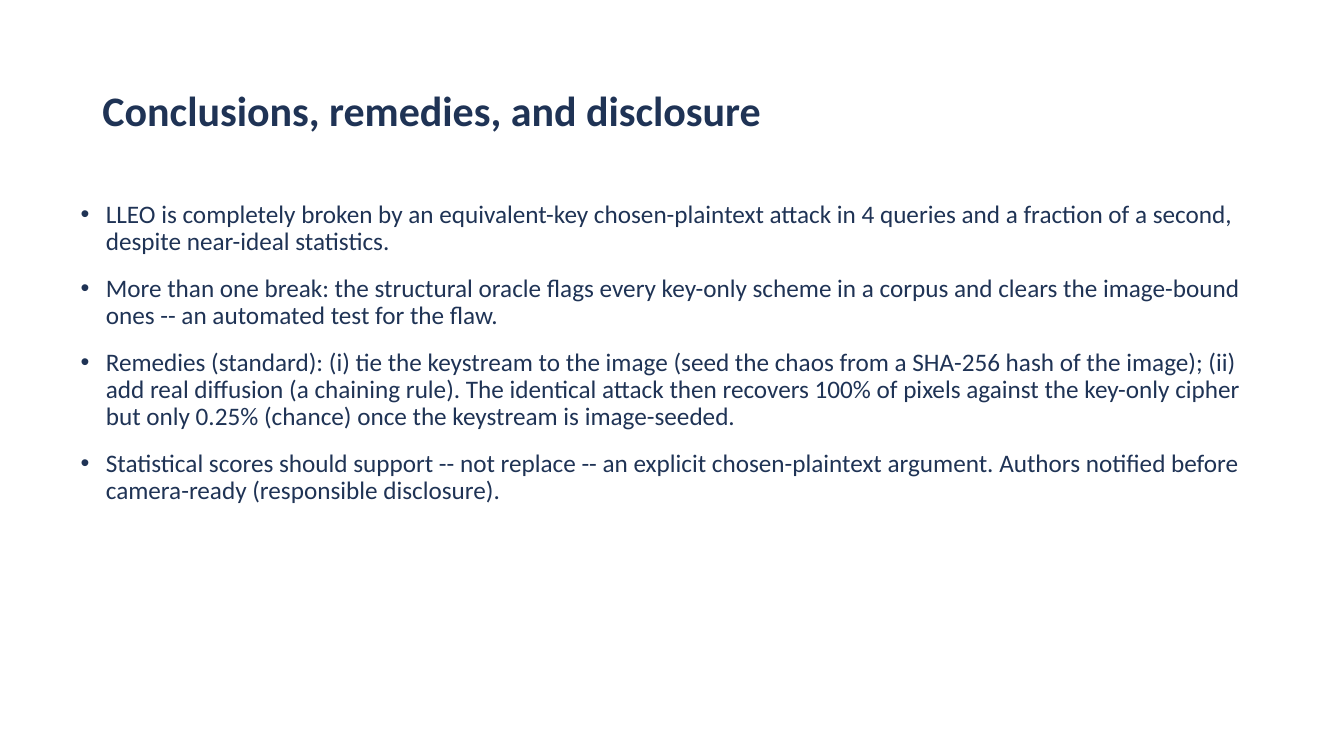
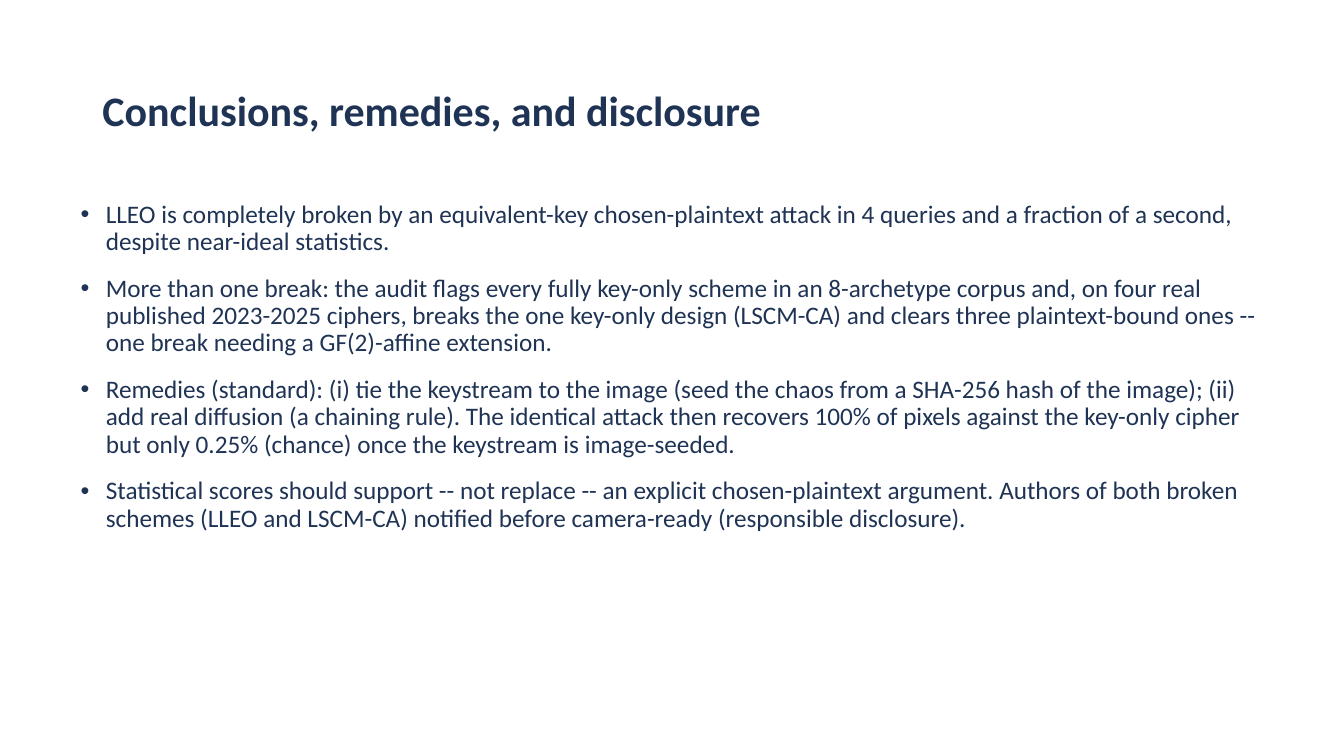
Before and after one commit to aiparallel0/chaoscrypt, a slide deck: slide 14 of papers/paper1-chaos-cpa/presentation.pptx (slide 13 before the commit). Drawn at 1344x756 pixels with LibreOffice and Linux fonts; fonts in the diff are those of the drawing; background and template pictures are left out. Boxes give left, top, right and bottom in pixels: in the first picture for what was removed or moved away, otherwise in the second. Text is boxed around its words. In the diff, an @@ line names an element or a change of style, - is before the commit and + after.

```diff
--- a/papers/paper1-chaos-cpa/presentation.pptx
+++ b/papers/paper1-chaos-cpa/presentation.pptx
@@ text at (106, 279, 1234, 356): text changed @@
-• More than one break: the structural oracle flags every key-only scheme in a corpus and clears the image-bound ones -- an automated test for the flaw.
+• More than one break: the audit flags every fully key-only scheme in an 8-archetype corpus and, on four real published 2023-2025 ciphers, breaks the one key-only design (LSCM-CA) and clears three plaintext-bound ones -- one break needing a GF(2)-affine extension.
@@ text at (106, 481, 1237, 531): text changed @@
-• Statistical scores should support -- not replace -- an explicit chosen-plaintext argument. Authors notified before camera-ready (responsible disclosure).
+• Statistical scores should support -- not replace -- an explicit chosen-plaintext argument. Authors of both broken schemes (LLEO and LSCM-CA) notified before camera-ready (responsible disclosure).
```
Also in this commit, not shown: 1 other slide changed, 1 slide added, 2 other files.
